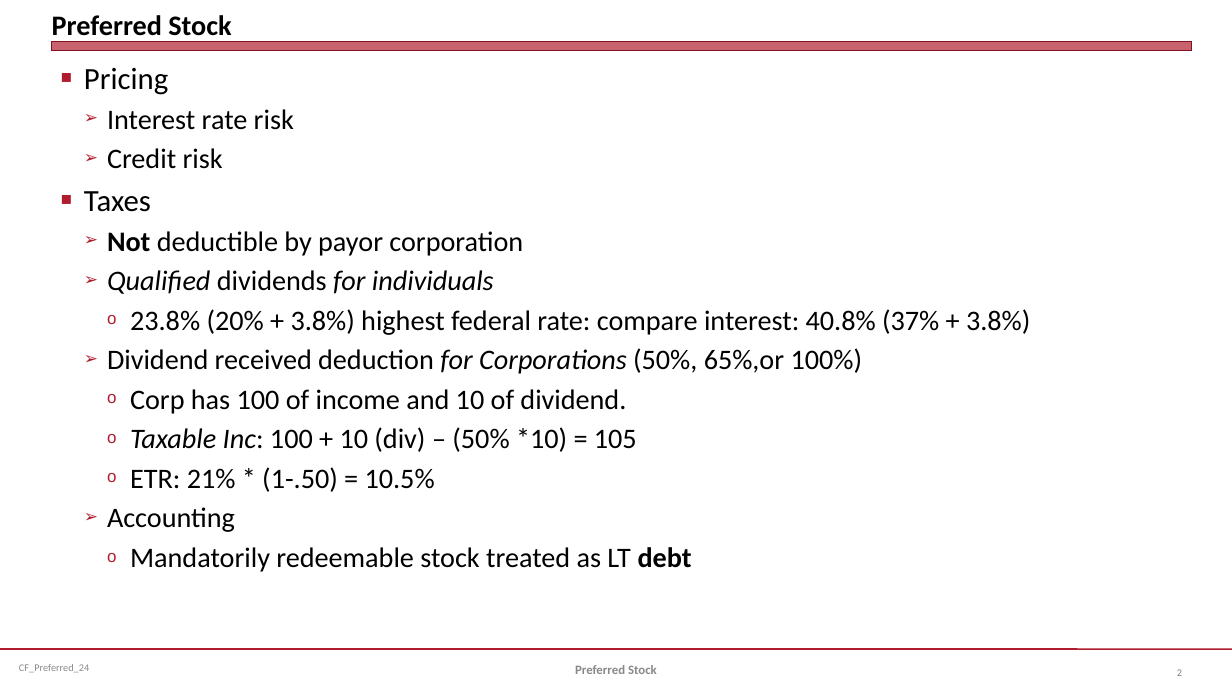
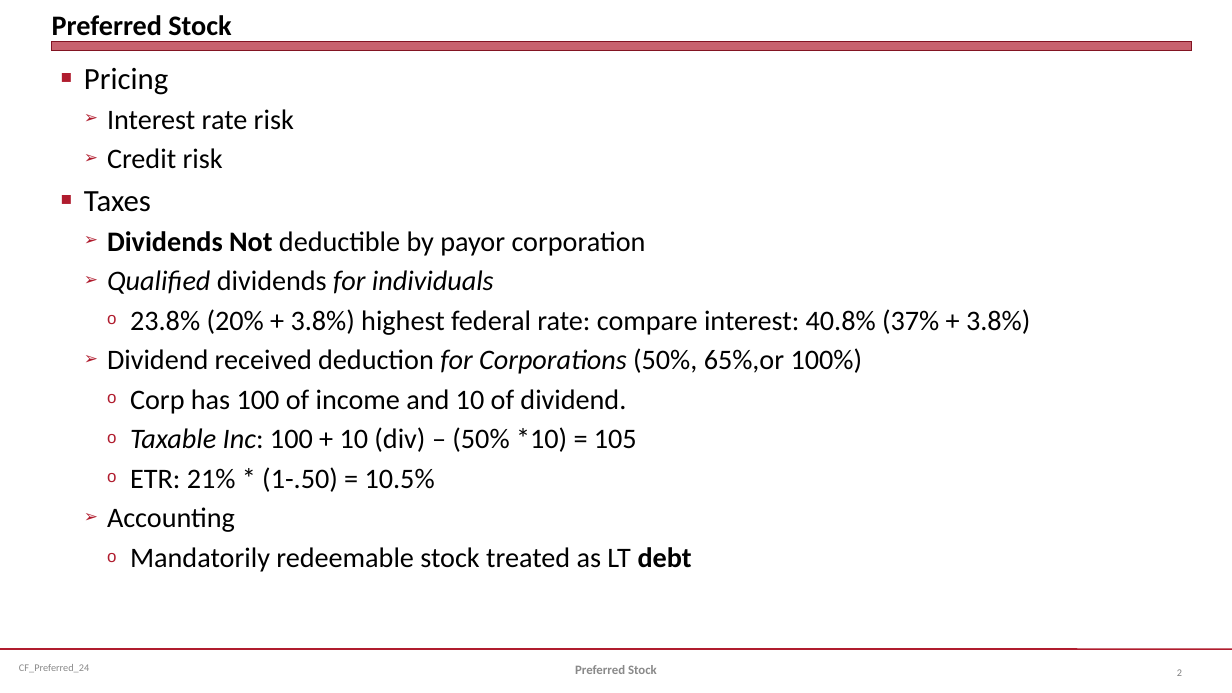
Before and after one commit to jmc877/Corporate-Finance, a slide deck: slide 2 of slides/CF_Preferred_24.pptx. Drawn at 1232x693 pixels with LibreOffice and Linux fonts; fonts in the diff are those of the drawing. Boxes give left, top, right and bottom in pixels: in the first picture for what was removed or moved away, otherwise in the second. Text is boxed around its words. In the diff, an @@ line names an element or a change of style, - is before the commit and + after.

```diff
--- a/slides/CF_Preferred_24.pptx
+++ b/slides/CF_Preferred_24.pptx
@@ text at (107, 231, 646, 256): text changed @@
-  ➢ Not deductible by payor corporation
+  ➢ Dividends Not deductible by payor corporation
```
Also in this commit, not shown: 1 slide added, 2 other files.
